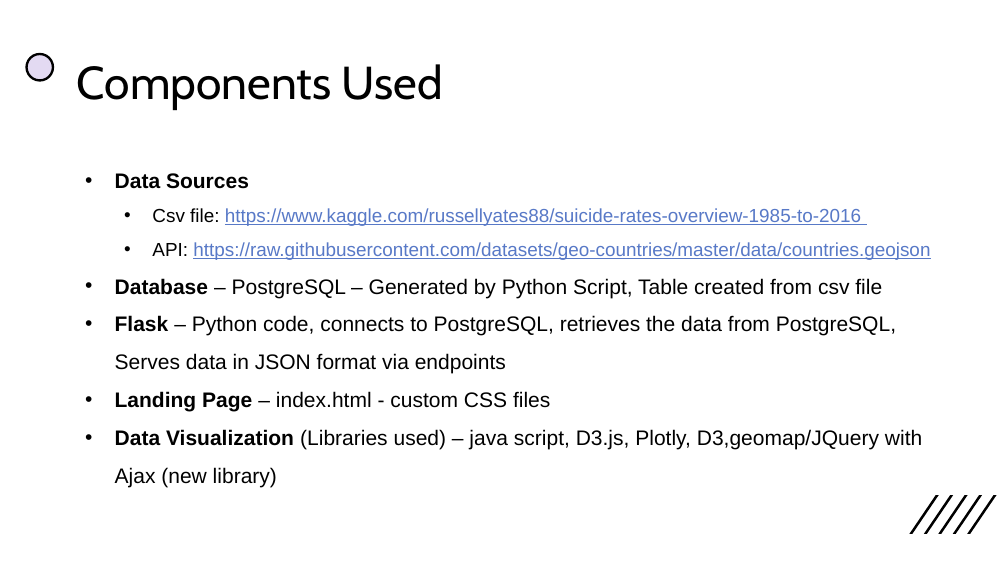
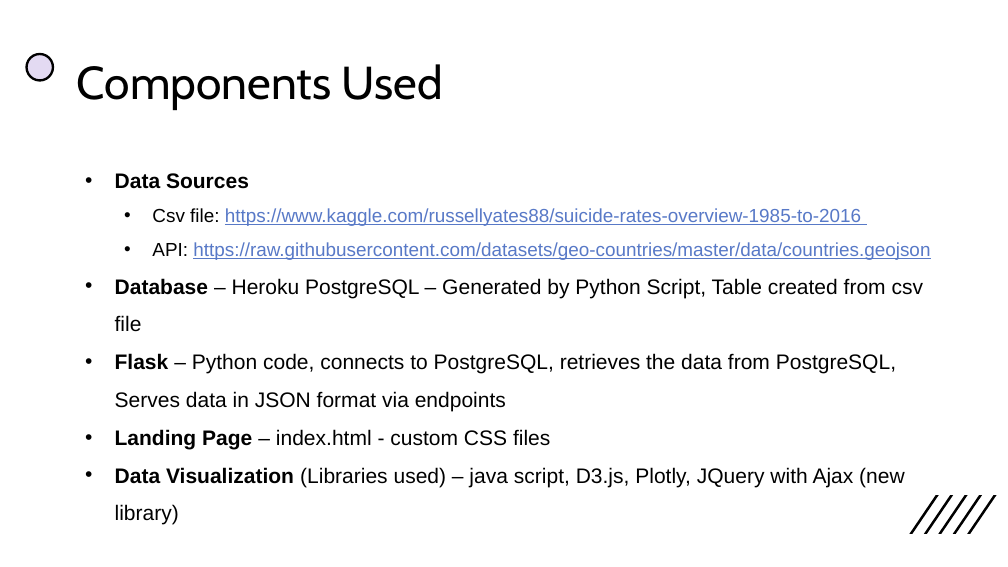
Before and after one commit to prasannarangam21/Project2, a slide deck: slide 3 of PROJECT-2.pptx. Drawn at 1008x567 pixels with LibreOffice and Linux fonts; fonts in the diff are those of the drawing. Boxes give left, top, right and bottom in pixels: in the first picture for what was removed or moved away, otherwise in the second. Text is boxed around its words. In the diff, an @@ line names an element or a change of style, - is before the commit and + after.

```diff
--- a/PROJECT-2.pptx
+++ b/PROJECT-2.pptx
@@ text at box(115, 278, 924, 332): text changed @@
-• Database – PostgreSQL – Generated by Python Script, Table created from csv file
+• Database – Heroku PostgreSQL – Generated by Python Script, Table created from csv file
@@ text at box(115, 467, 905, 525): text changed @@
-• Data Visualization (Libraries used) – java script, D3.js, Plotly, D3,geomap/JQuery with Ajax (new library)
+• Data Visualization (Libraries used) – java script, D3.js, Plotly, JQuery with Ajax (new library)
```
Also in this commit, not shown: 4 other slides changed.
